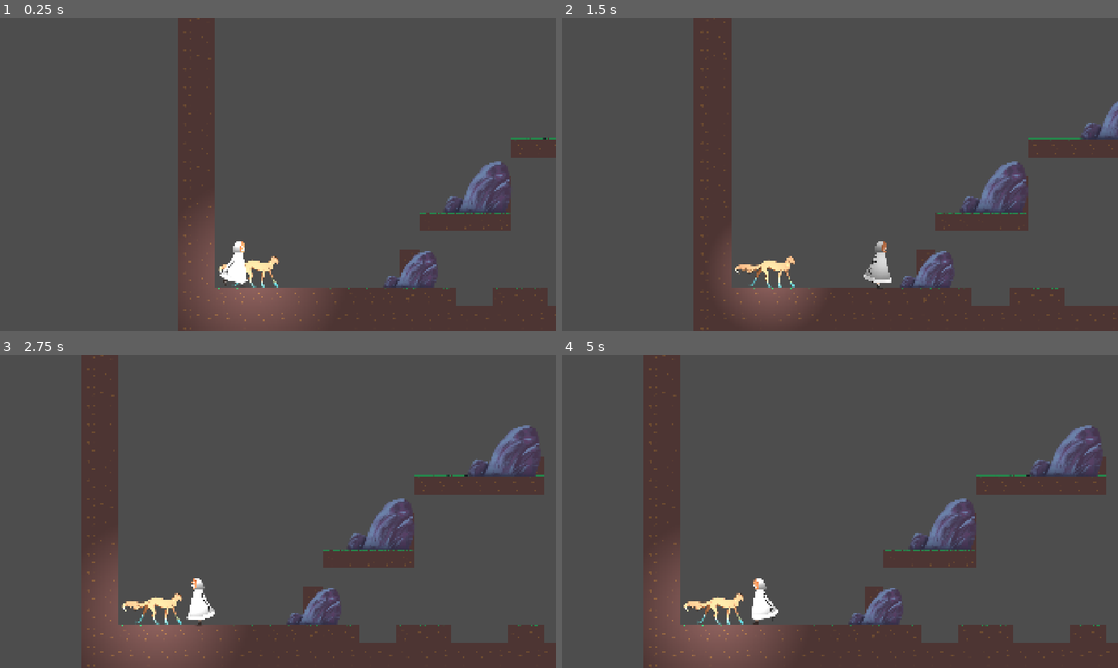
Above: before the commit, frames 1-4 (two rows, left to right).
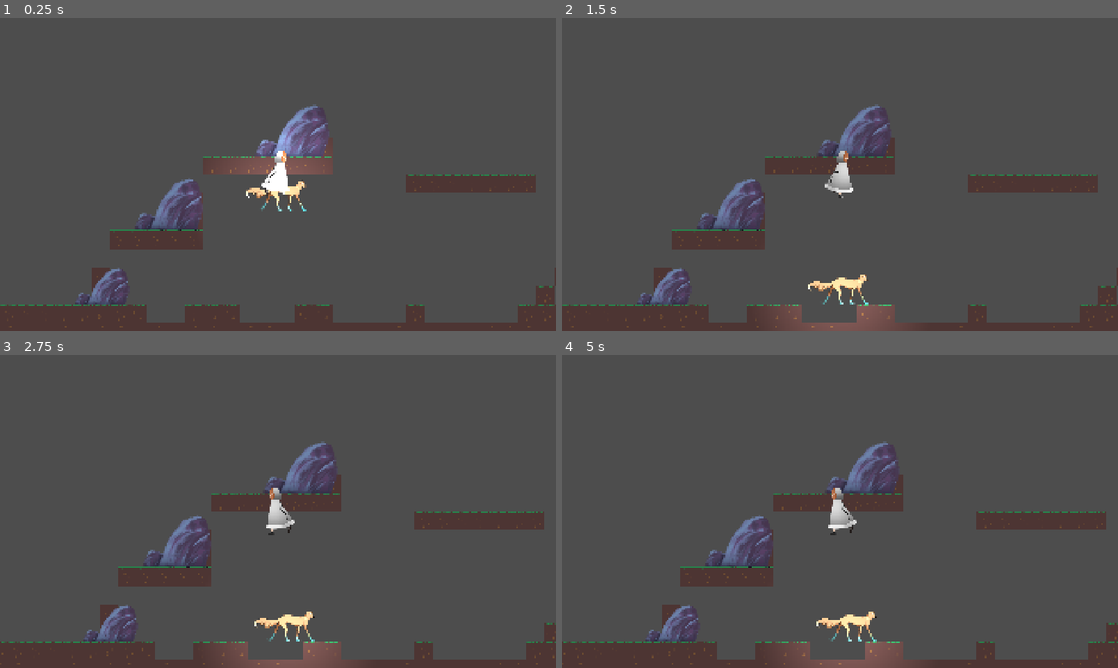
Above: after the commit, the same moments.

Repository: seanberr/Blindside
Game: Godot game, scene res://Scenes/Levels/puzzle_room_two.tscn
The game is run twice, just before and just after one commit, with the same random seed, the same clock (stepped at 60 frames per second) and the same inputs. This scene is started directly instead of the project's main scene.
Inputs:
- Up to frame 1 (0.25 s): no input
- Up to frame 2 (1.5 s): hold D (Player1_Right) from 0.53 s (still down)
- Up to frame 3 (2.75 s): release D (Player1_Right) at 2.03 s; hold A (Player1_Left) from 2.03 s (still down)
- Up to frame 4 (5 s): release A (Player1_Left) at 2.78 s; hold D (Player1_Right) 2.78-4.28 s; hold A (Player1_Left) from 4.28 s (still down)

The runs differ from the first frame. In frame 1, 22% of the frame differs, in the area x 0-100%, y 0-100%; in frame 2, 23%; in frame 3, 25%; in frame 4, 25%.

Commit message:
Update puzzle_room_two.tscn

Diff:
--- a/blindside/Scenes/Levels/puzzle_room_two.tscn
+++ b/blindside/Scenes/Levels/puzzle_room_two.tscn
@@ -1,29 +1,13 @@
 [gd_scene format=4 uid="uid://rytqp8xg8cab"]
 
-[ext_resource type="PackedScene" uid="uid://qd8ro7kjvhsk" path="res://Scenes/Player/Sadie/Player_Sadie.tscn" id="1_c1cj7"]
-[ext_resource type="PackedScene" uid="uid://dqtxbiwsuci5u" path="res://Scenes/Camera/Main_Camera.tscn" id="2_1epbv"]
-[ext_resource type="PackedScene" uid="uid://bgl5ikhsftsmm" path="res://Scenes/Player/Alex/Player_Alex.tscn" id="3_2nygi"]
+[ext_resource type="Script" uid="uid://b6dfhua1w4u1p" path="res://Scenes/Levels/level.gd" id="1_1epbv"]
 [ext_resource type="PackedScene" uid="uid://dyjicgdjdwsip" path="res://Scenes/Tileset/Test_Tileset.tscn" id="4_on4bf"]
 [ext_resource type="Texture2D" uid="uid://bc3e53q4f0hte" path="res://Assets/Objects/Unlocked_door.png" id="5_2nygi"]
 [ext_resource type="Texture2D" uid="uid://bmvvmnoqu56qw" path="res://Assets/Rocks/Rocks 364x190/Rock_364x190_Shape_1_1_BaseShadow.png" id="6_on4bf"]
 [ext_resource type="PackedScene" uid="uid://bvojyqwoxgdac" path="res://Scenes/Canvas Modulates/blindless_modulate.tscn" id="7_on4bf"]
 
 [node name="Puzzle Room Two" type="Node2D" unique_id=1061331956]
-
-[node name="PlayerSadie" parent="." unique_id=1795143295 instance=ExtResource("1_c1cj7")]
-position = Vector2(-1206, 359)
-
-[node name="MainCamera" parent="PlayerSadie" unique_id=1417079101 instance=ExtResource("2_1epbv")]
-position = Vector2(144, 11)
-process_callback = 0
-limit_bottom = 600
-position_smoothing_enabled = true
-rotation_smoothing_enabled = true
-drag_horizontal_enabled = true
-drag_vertical_enabled = true
-
-[node name="PlayerAlex" parent="." unique_id=1511516036 instance=ExtResource("3_2nygi")]
-position = Vector2(-1159, 384)
+script = ExtResource("1_1epbv")
 
 [node name="TestTileset" parent="." unique_id=515895555 instance=ExtResource("4_on4bf")]
 tile_map_data = PackedByteArray("AAABAAcAAAADAAEAAAACAAcAAAACAAEAAAAHAAcAAAABAAEAAAAIAAgAAAACAAIAAAAHAAgAAAACAAIAAAAGAA …(6800 unchanged characters)…
